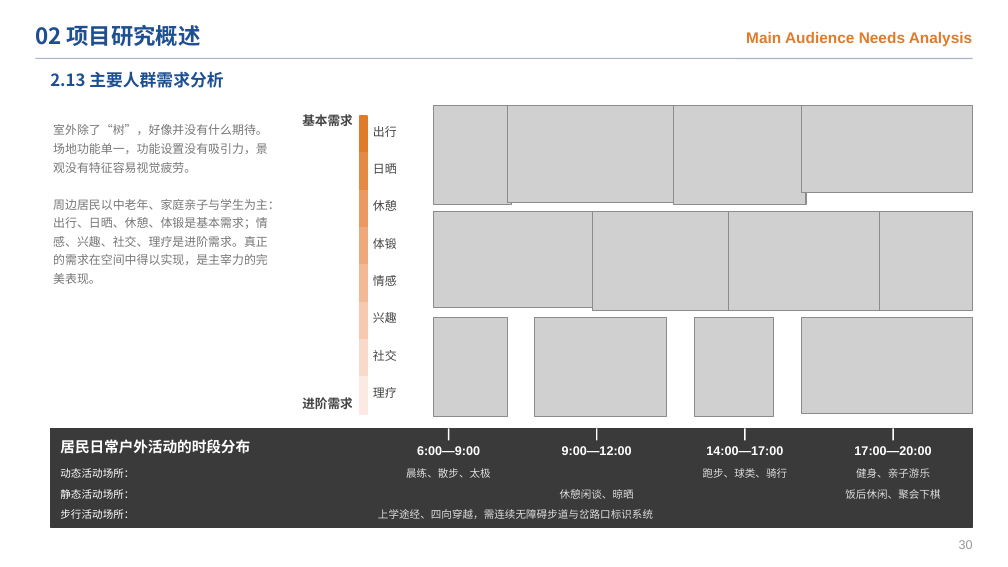
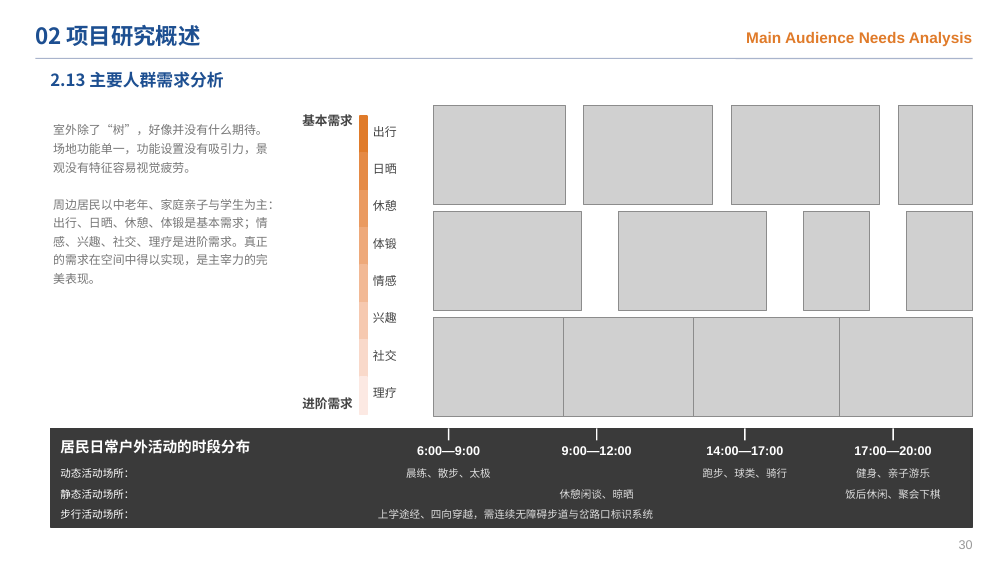
Before and after one commit to chun96309-cloud/lxfs, a slide deck: slide 32 of 跃动栖园_开题答辩PPT.pptx. Drawn at 1008x567 pixels with LibreOffice and Linux fonts; fonts in the diff are those of the drawing; grey boxes stand for pictures. Boxes give left, top, right and bottom in pixels: in the first picture for what was removed or moved away, otherwise in the second. Text is boxed around its words. In the diff, an @@ line names an element or a change of style, - is before the commit and + after.

```diff
--- a/跃动栖园_开题答辩PPT.pptx
+++ b/跃动栖园_开题答辩PPT.pptx
@@ picture: place and size @@
-picture at (433,106,512,205)
+picture at (433,106,565,205)
@@ picture: place and size @@
-picture at (507,106,678,203)
+picture at (584,106,713,205)
@@ picture: place and size @@
-picture at (673,106,805,205)
+picture at (731,106,880,205)
@@ picture: place and size @@
-picture at (801,106,973,193)
+picture at (898,106,972,205)
@@ picture: place and size @@
-picture at (433,212,605,307)
+picture at (433,212,582,310)
@@ picture: place and size @@
-picture at (593,212,741,310)
+picture at (619,212,767,310)
@@ picture: place and size @@
-picture at (729,212,892,310)
+picture at (804,212,870,310)
@@ picture: place and size @@
-picture at (879,212,973,310)
+picture at (907,212,973,310)
@@ picture: place and size @@
-picture at (433,318,507,416)
+picture at (433,318,565,416)
@@ picture: place and size @@
-picture at (535,318,667,416)
+picture at (563,318,696,416)
@@ picture: place and size @@
-picture at (695,318,774,416)
+picture at (694,318,842,416)
@@ picture: place and size @@
-picture at (801,318,973,414)
+picture at (840,318,973,416)
```
Also in this commit, not shown: 20 other slides changed, 38 other files.
